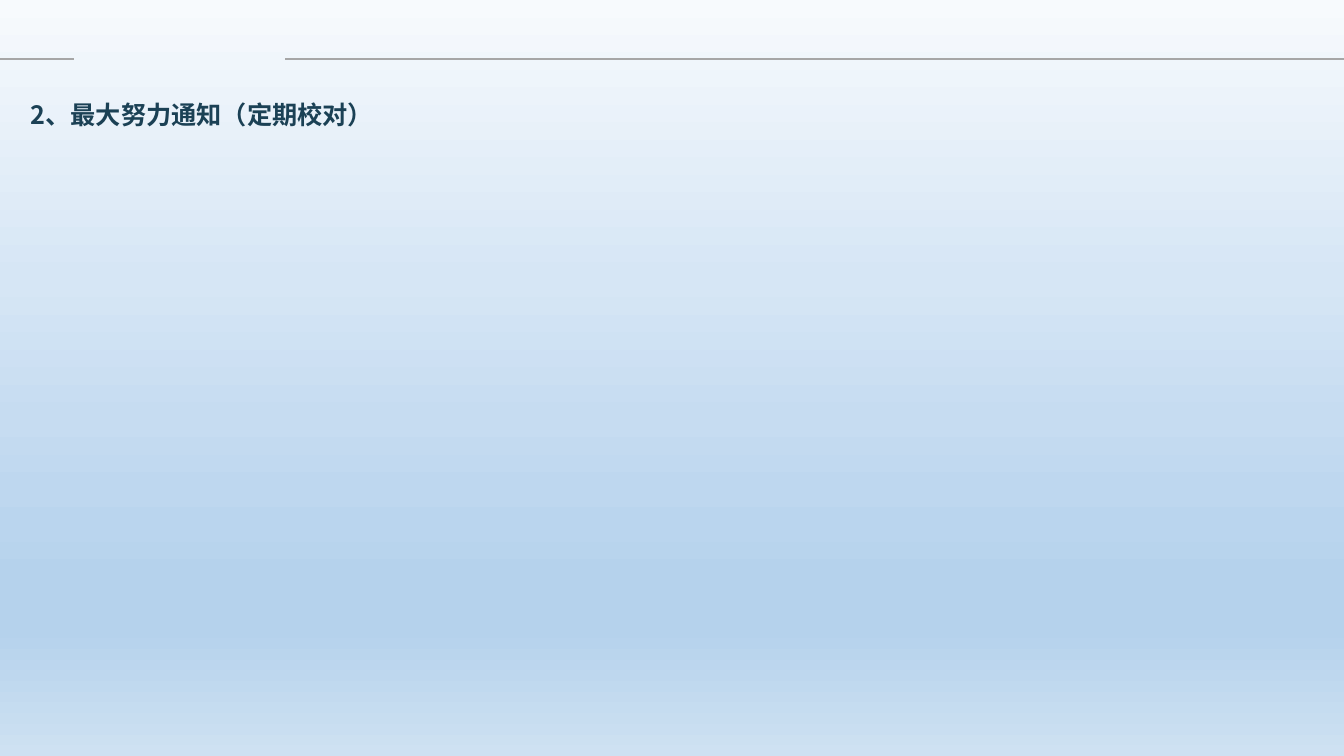
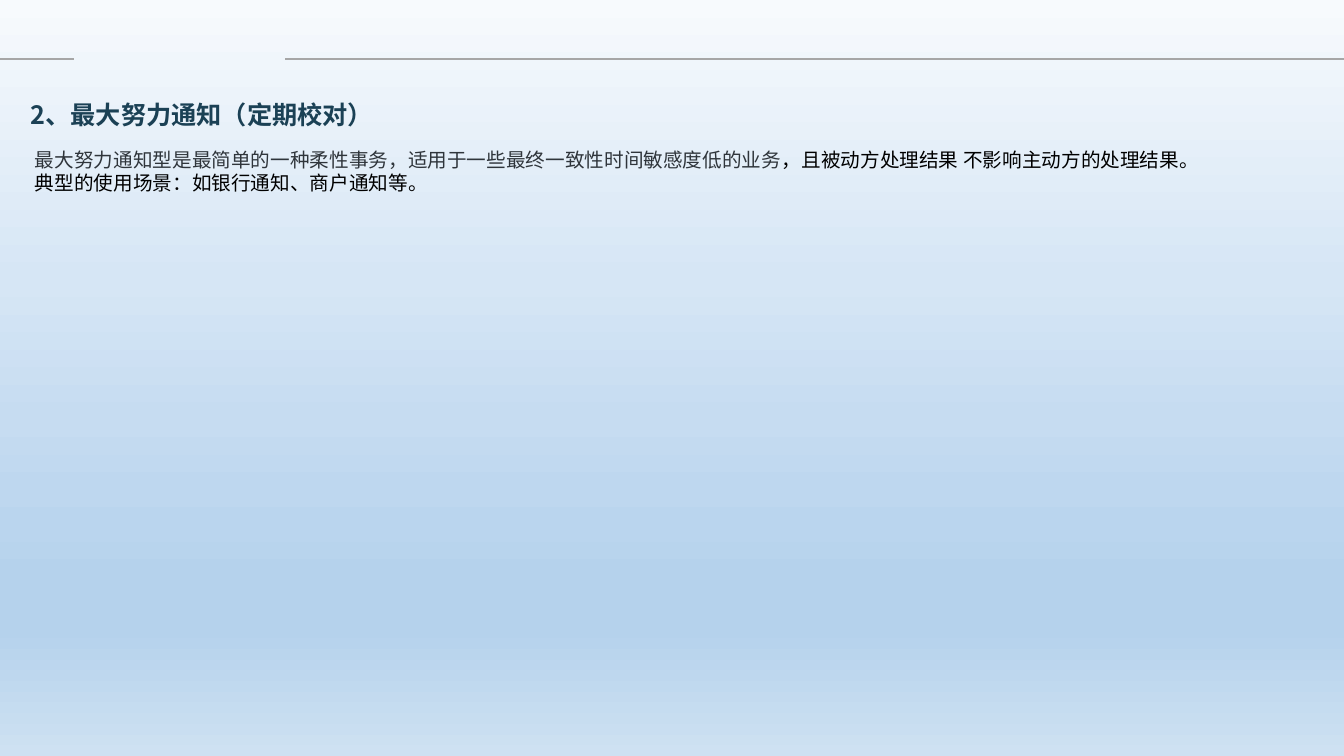
Before and after one commit to Heffie199/zhao_Note, a slide deck: slide 9 of 分布式事务的解决方案 .pptx. Drawn at 1344x756 pixels with LibreOffice and Linux fonts; fonts in the diff are those of the drawing; background and template pictures are left out. Boxes give left, top, right and bottom in pixels: in the first picture for what was removed or moved away, otherwise in the second. Text is boxed around its words. In the diff, an @@ line names an element or a change of style, - is before the commit and + after.

Commit message:
添加了最近分享的ppt

```diff
--- a/分布式事务的解决方案 .pptx
+++ b/分布式事务的解决方案 .pptx
@@ text added at [35, 150, 1199, 192], 14 pt, text #000000 @@
+最大努力通知型是最简单的一种柔性事务，适用于一些最终一致性时间敏感度低的业务，且被动方处理结果 不影响主动方的处理结果。
+典型的使用场景：如银行通知、商户通知等。
```
